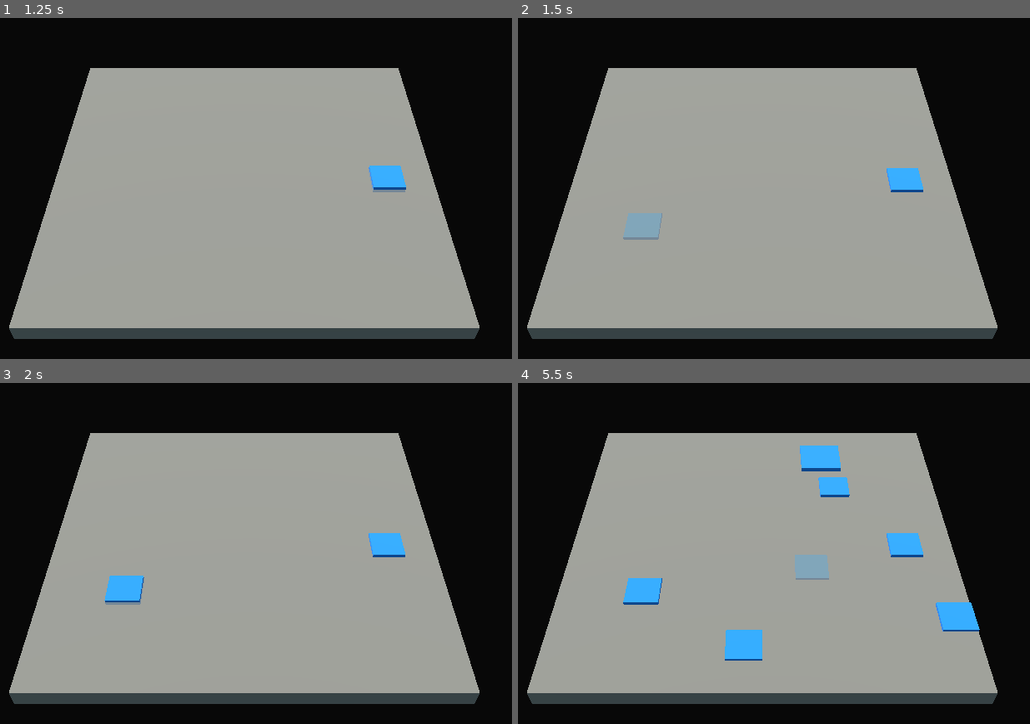
Above: before the commit, frames 1-4 (two rows, left to right).
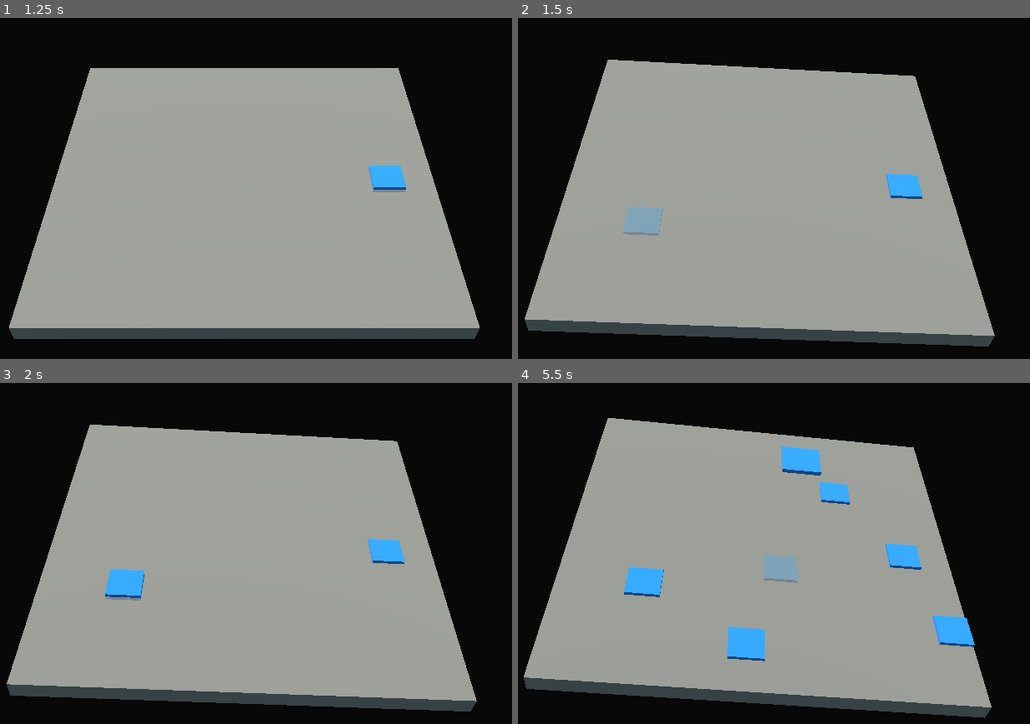
Above: after the commit, the same moments.

Repository: Cybierre-Koffee-Studio/GameOff2023
Game: Godot game, scene res://main.tscn
Two runs of this game, one before a commit and one after it. Both use one fixed random seed, a clock stepped at 60 frames per second and the inputs below.
Inputs (mouse positions are in pixels of both pictures, inside the frame that each line leads up to):
- Up to frame 1 (1.25 s): tap Enter at 0.5 s; move the mouse to (389, 188) at 0.52 s; click (389, 188) at 0.67 s
- Up to frame 2 (1.5 s): move the mouse to (630, 226) at 1.27 s; click (630, 226) at 1.42 s
- Up to frame 3 (2 s): no input
- Up to frame 4 (5.5 s): move the mouse to (830, 488) at 2.02 s; click (830, 488) at 2.17 s; move the mouse to (727, 645) at 2.77 s; click (727, 645) at 2.92 s; move the mouse to (963, 628) at 3.52 s; click (963, 628) at 3.67 s; move the mouse to (564, 515) at 4.27 s; click (564, 515) at 4.42 s; move the mouse to (794, 570) at 5.02 s; click (794, 570) at 5.17 s

Frame 1 is identical in both runs. In frame 2, 4.8% of the frame differs, in the area x 1-94%, y 12-97%; in frame 3, 4.9%; in frame 4, 11%, in the area x 1-94%, y 10-99%.

Commit message:
ça bascule ou bien ?

Diff:
--- a/godot/plateau.gd
+++ b/godot/plateau.gd
@@ -26,3 +26,8 @@
     var tween = create_tween()
     tween.tween_property(tuile, "position:y", 0.5, 0.8).set_trans(Tween.TRANS_QUINT).set_ease(Tween.EASE_OUT)
     tween.tween_callback(src.queue_free)
+    tip((tuile.position.x+0.5)*0.8)
+
+func tip(angle):
+    var tween = create_tween()
+    tween.tween_property(self, "rotation_degrees:z", rotation_degrees.z - angle, 0.6).set_trans(Tween.TRANS_BACK).set_ease(Tween.EASE_OUT).set_delay(0.6)
